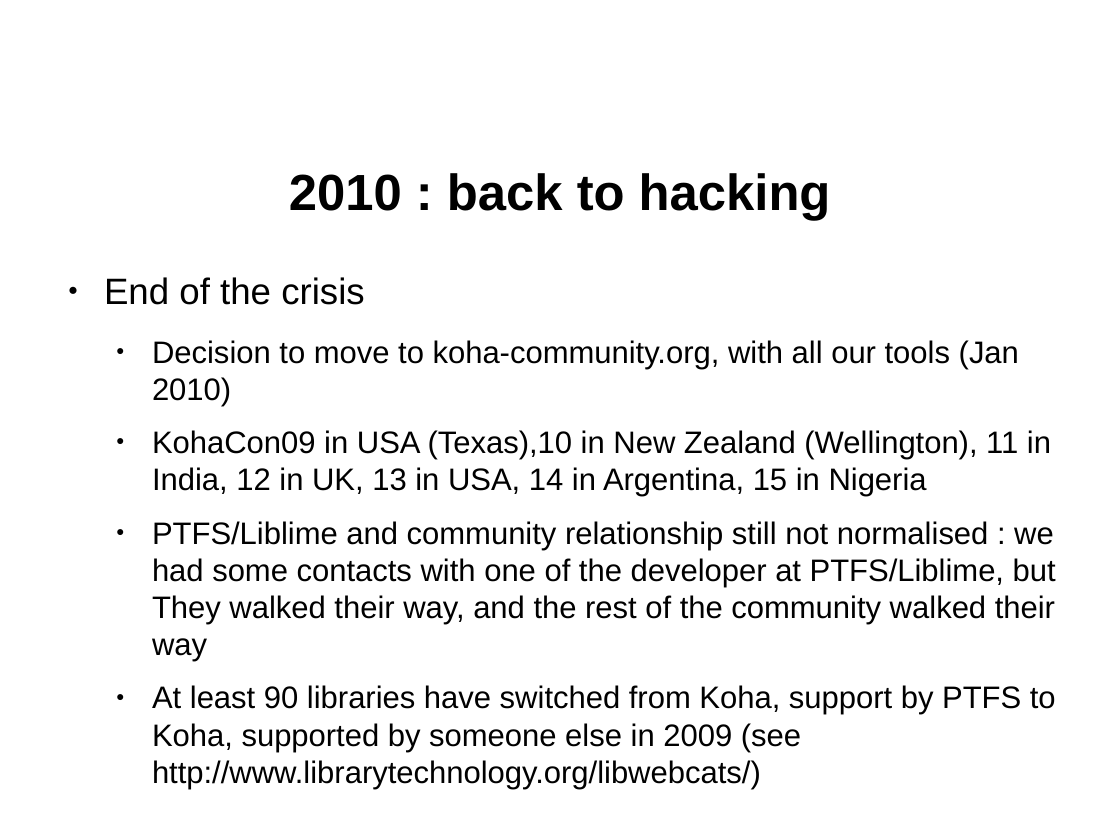
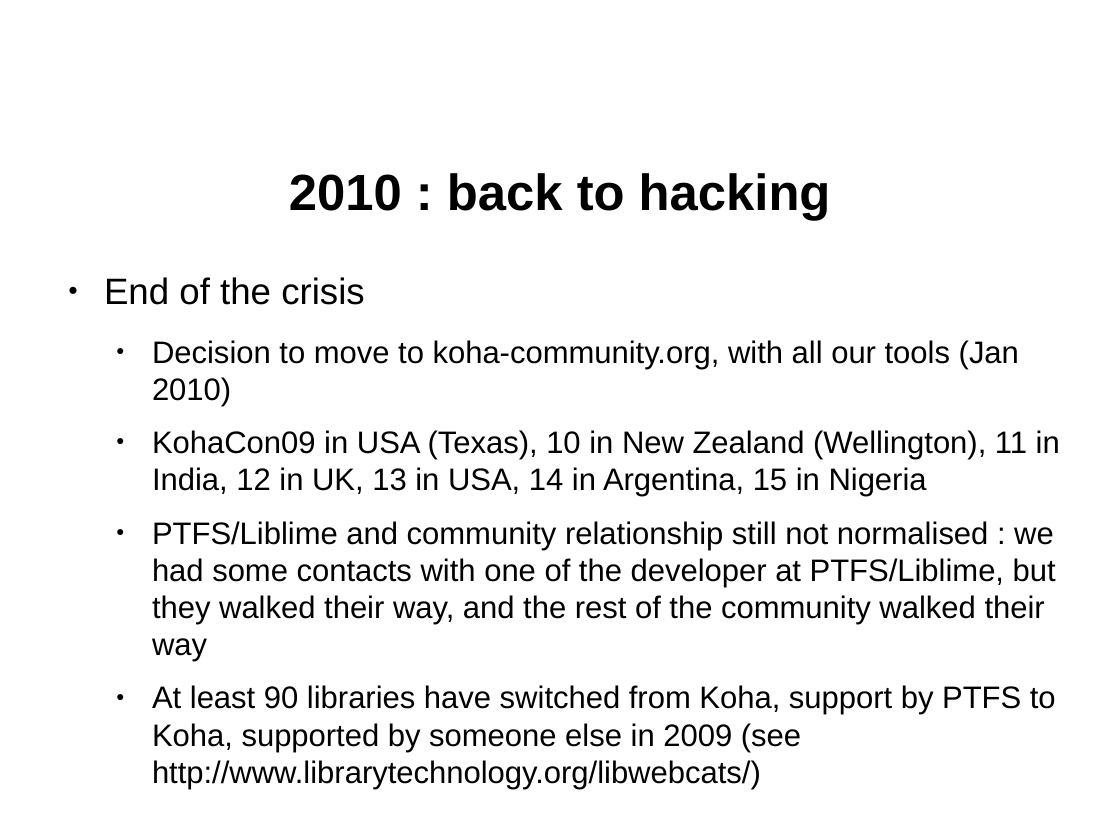
Before and after one commit to ranginui/presentation, a slide deck: slide 16 of kohaconclave/keynote/keynote.odp. Drawn at 1120x840 pixels with LibreOffice and Linux fonts; fonts in the diff are those of the drawing; background and template pictures are left out. Boxes give left, top, right and bottom in pixels: in the first picture for what was removed or moved away, otherwise in the second. Text is boxed around its words. In the diff, an @@ line names an element or a change of style, - is before the commit and + after.

```diff
--- a/kohaconclave/keynote/keynote.odp
+++ b/kohaconclave/keynote/keynote.odp
@@ text at [152, 430, 1060, 662]: text changed @@
-  ● KohaCon09 in USA (Texas),10 in New Zealand (Wellington), 11 in India, 12 in UK, 13 in USA, 14 in Argentina, 15 in Nigeria
-  ● PTFS/Liblime and community relationship still not normalised : we had some contacts with one of the developer at PTFS/Liblime, but They walked their way, and the rest of the community walked their way
+  ● KohaCon09 in USA (Texas), 10 in New Zealand (Wellington), 11 in India, 12 in UK, 13 in USA, 14 in Argentina, 15 in Nigeria
+  ● PTFS/Liblime and community relationship still not normalised : we had some contacts with one of the developer at PTFS/Liblime, but they walked their way, and the rest of the community walked their way
```
Also in this commit, not shown: 3 other slides changed, 1 other file.
